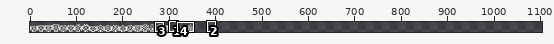
File history of a sprite sheet, assets/towers.png. Above, an overview of the earlier version with the close-up marked.
Close-up. Earlier state:
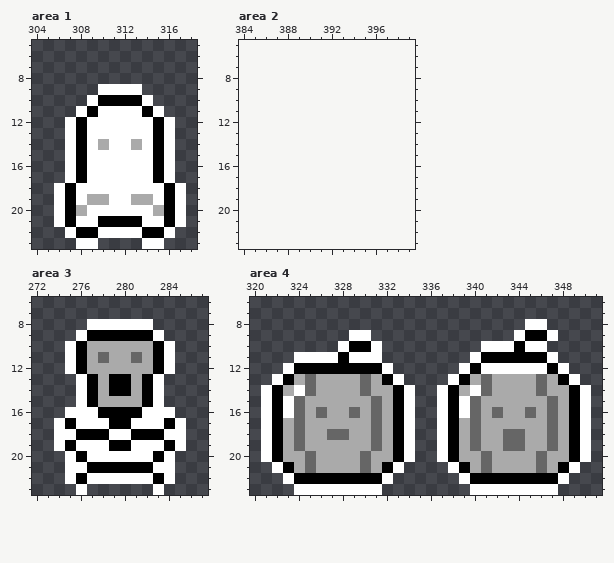
The file is 352x24 pixels. Shown: area 1: x 304..318, y 5..23; area 2: x 384..399, y 5..23; area 3: x 272..287, y 6..23; area 4: x 320..351, y 6..23. The old version is drawn lined up with the new one, on the new canvas. The wide view leaves out empty margins. The commit also changed other parts of the picture, which this record leaves out.
After the commit:
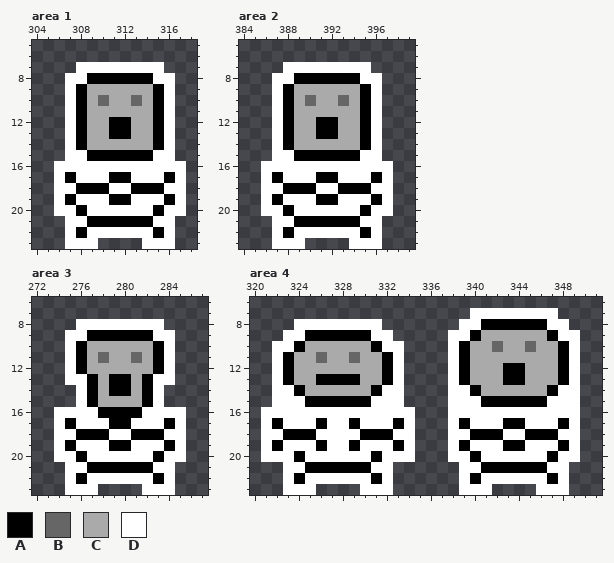
Palette (. is transparent): A #000000  B #666666  C #aaaaaa  D #ffffff
Edits made:
canvas 352x24 -> 1104x24
Changed rows in their new state; - is an unchanged pixel.
Area 1:
first column x 306:
 7 --DDDDDDDD--
 8 -DDAAAAAADD-
 9 -DACCCCCCAD-
10 -DACBCCBCAD-
11 -DACCCCCCAD-
12 ---CCAACC---
13 ---CCAACC---
14 ---C-CC-C---
15 --DAAAAAAD--
16 D-D------D-D
17 DAD--AA--DAD
18 -DAAA--AAAD-
19 ---DDAADD---
20 -DA------AD-
21 .D-A----A-D.
22 ---D----D---
23 -D--------D-
Area 2:
first column x 386:
 7 --DDDDDDDD--
 8 -DDAAAAAADD-
 9 -DACCCCCCAD-
10 -DACBCCBCAD-
11 -DACCCCCCAD-
12 -DACCAACCAD-
13 -DACCAACCAD-
14 -DACCCCCCAD-
15 -DDAAAAAADD-
16 DDDDDDDDDDDD
17 DADDDAADDDAD
18 DDAAADDAAADD
19 DADDDAADDDAD
20 DDADDDDDDADD
21 -DDAAAAAADD-
22 -DADDDDDDAD-
23 -DDD----DDD-
Area 3:
first column x 275:
 8 -D------D-
 9 D--------D
first column x 274:
13 -D--------D-
16 D----------D
first column x 274:
20 D----------D
23 -D-D----D-D-
Area 4:
first column x 321:
 7 -------------------DDDDDDDD---
 8 ---DDDDDDDD-------DDAAAAAADD--
 9 --DDAAAAAADD-----DDACCCCCCADD-
10 -DDACCCCCCADD----DACCBCCBCCAD-
11 -DACCBCCBCCAD----DACCCCCCCCAD-
12 -DACCCCCCCCAD----DACCCAACCCAD-
13 ----CAAAAC----------C-AA-C----
14 .DDAC----CADD.--.DDAC----CADD.
15 .D-DAAAAAADDD.--.D-DAAAAAADDD.
16 -D-DDDDDDDDDD---.D-DDDDDDDDDD.
17 --DDDADDADDD----.DADDDAADDDAD.
18 -DAAADDDDAAAD---.DDAAADDAAADD.
19 --DDDADDADDD----.DADDDAADDDAD.
20 -DDADDDDDDADD---.DDADDDDDDADD.
21 -.DDAAAAAADD.----.DDAAAAAADD.-
22 ----DDDDDD----------DDDDDD----
23 --D--....--D------D--....--D--
Changed places in both close-ups, as pixel boxes (x1, y1, x2, y2):
changed: (54, 62, 186, 249)
added: (261, 62, 393, 249)
added: (54, 319, 98, 495)
added: (142, 319, 186, 495)
changed: (261, 308, 591, 495)
